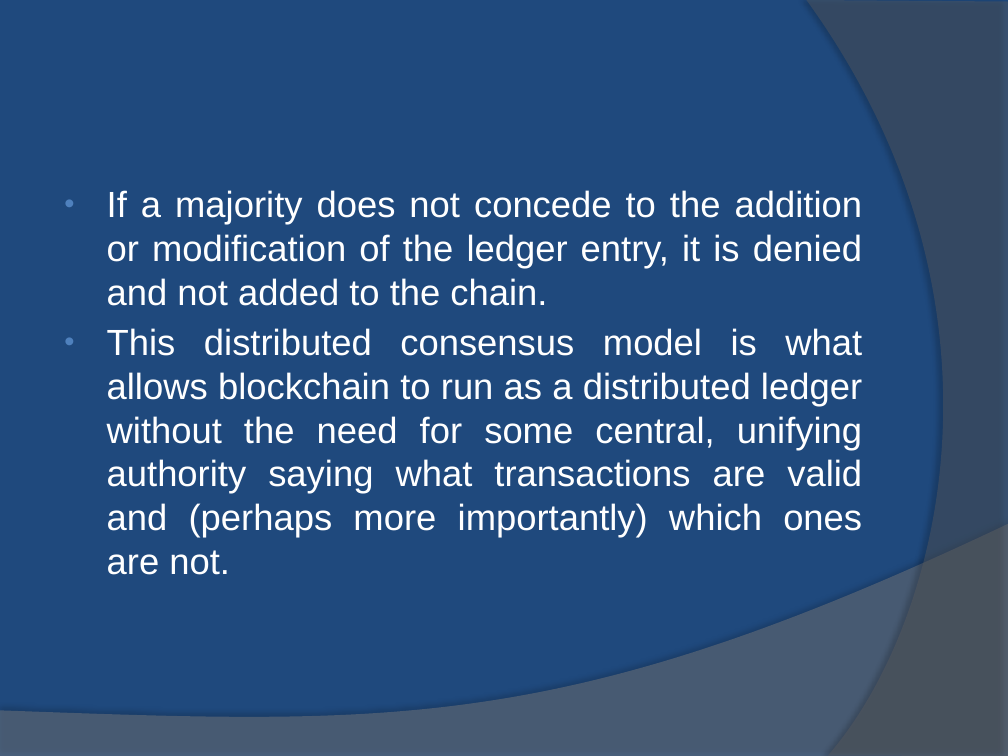
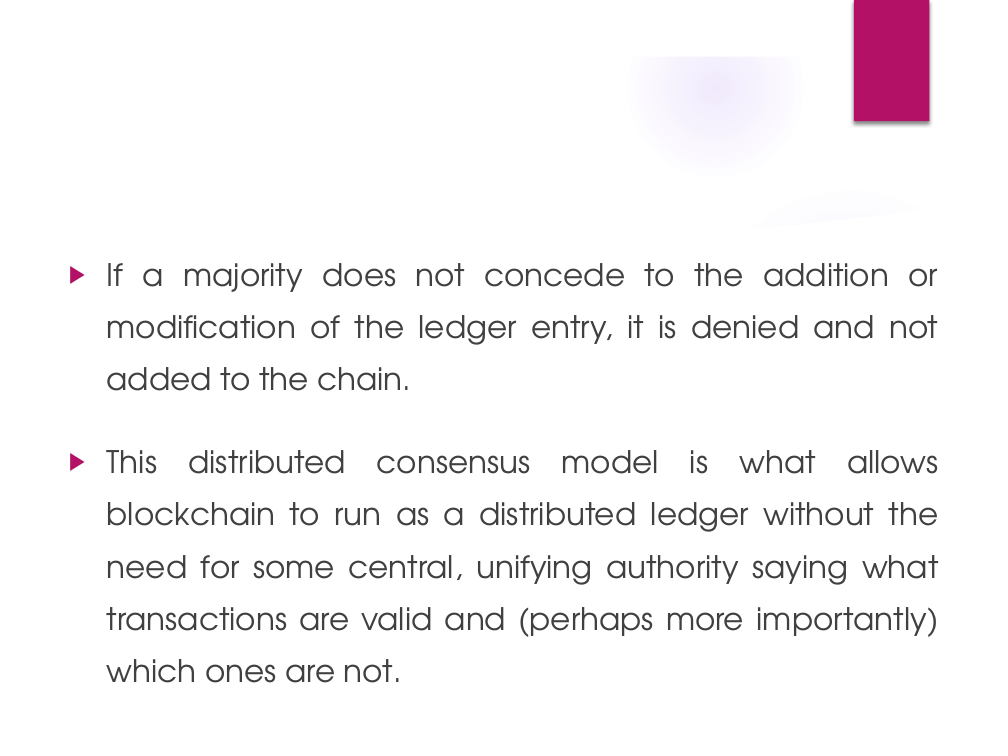
Before and after one commit to roncyrthomas/Blockchain, a slide deck: slide 8 of mp final/BlockCHain.pptx. Drawn at 1008x756 pixels with LibreOffice and Linux fonts; fonts in the diff are those of the drawing; background and template pictures are left out. Boxes give left, top, right and bottom in pixels: in the first picture for what was removed or moved away, otherwise in the second. Text is boxed around its words. In the diff, an @@ line names an element or a change of style, - is before the commit and + after.

```diff
--- a/mp final/BlockCHain.pptx
+++ b/mp final/BlockCHain.pptx
@@ background #1F497D to picture (left out) @@
@@ group added at (0,0,1008,756): 5 ellipses, 3 freeform shapes @@
@@ freeform shape removed at (806,0,1008,756) @@
@@ rectangle added at (854,0,929,121), fill #B31166 @@
@@ text "If a majority does not ...": place and size @@
-text "If a majority does not ..." at (107,190,862,575)
+text "If a majority does not ..." at (107,263,939,683)
@@ text "If a majority does not ..." at (107,263,939,683): size 26 to 22.2 pt, font Arial to TeX Gyre Adventor, text colour #FFFFFF to #404040; bullet • to ▶; line spacing 1 to 1.4; more space between paragraphs; bullet colour #4F81BD to #B31166 @@
@@ freeform shape removed at (0,524,1008,756) @@
```
Also in this commit, not shown: 13 other slides changed, 2 other files.
